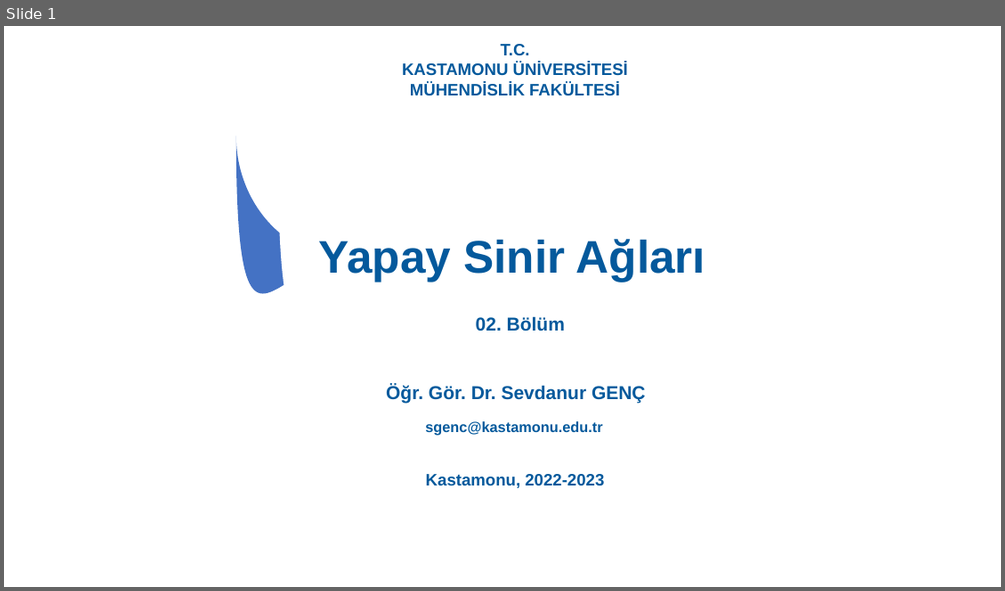
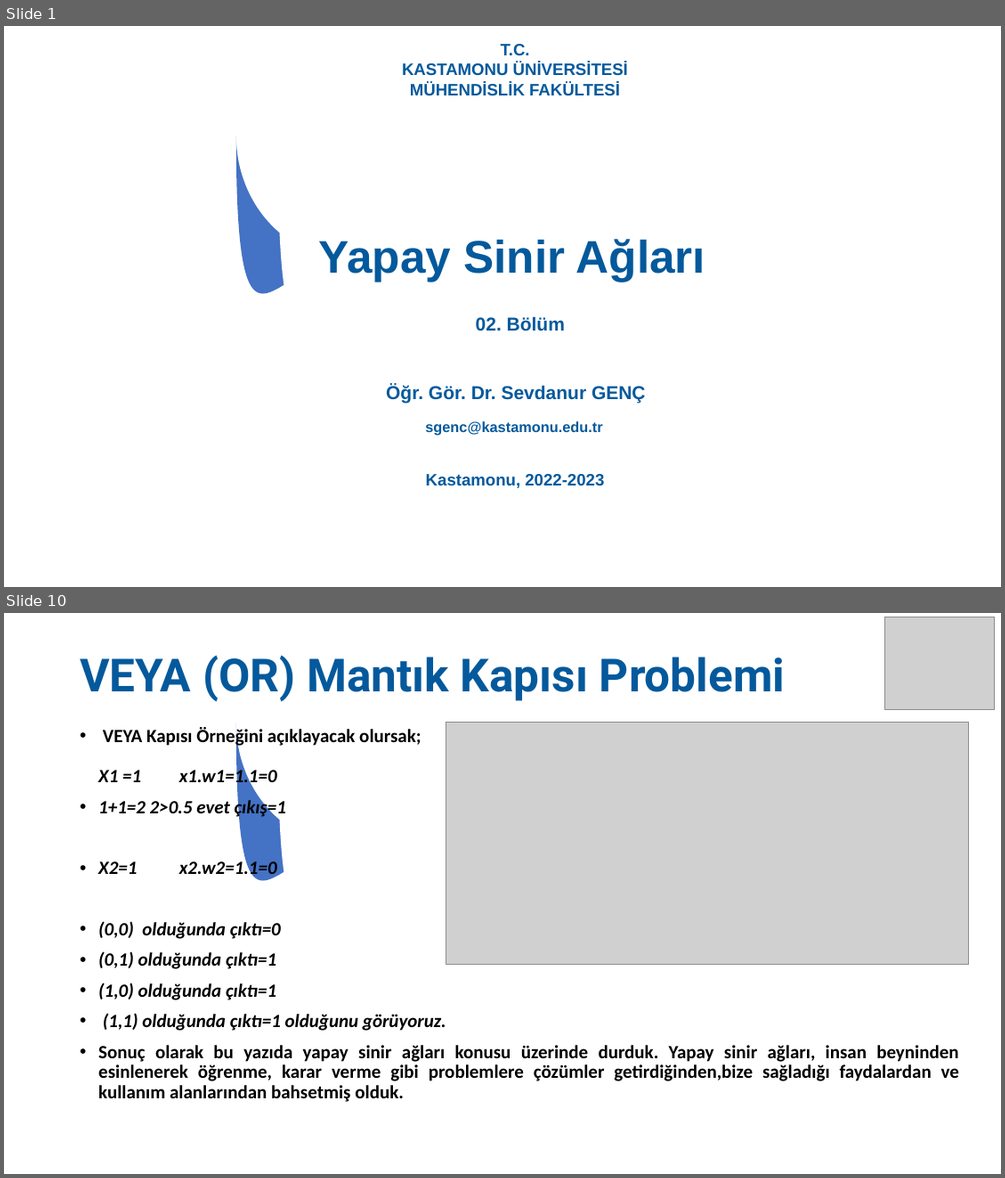
Before and after one commit to SevdanurGENC/Artificial-Neural-Networks-Lecture-Notes, a slide deck: Notes/02. Bolum - Yapay Sinir Aglari.ppt. Shown one above the other, each under a label of ours: slide 1 before the commit, slides 1 and 10 after it; the slides between them are not shown. The pictures are 1005x591 and 1005x1178 pixels, drawn with LibreOffice and Linux fonts; fonts in the diff are those of the drawing; grey boxes stand for pictures. Boxes give left, top, right and bottom in pixels: in the first picture for what was removed or moved away, otherwise in the second. Text is boxed around its words. In the diff, an @@ line names an element or a change of style, - is before the commit and + after.

```diff
--- a/Notes/02. Bolum - Yapay Sinir Aglari.ppt
+++ b/Notes/02. Bolum - Yapay Sinir Aglari.ppt
@@ slide 10 added at (4, 613, 1001, 1174), background #FFFFFF; not listed: 4 template elements that a slide beside it also shows @@
@@ picture added at (884, 617, 994, 709) @@
@@ title added at (80, 655, 785, 702), 44 pt, text #04599C, bold @@
+VEYA (OR) Mantık Kapısı Problemi
@@ text added at (98, 727, 959, 1102), 18 pt, text #000000, bold @@
+• VEYA Kapısı Örneğini açıklayacak olursak;
+  X1 =1 x1.w1=1.1=0
+• 1+1=2 2>0.5 evet çıkış=1
+• X2=1 x2.w2=1.1=0
+• (0,0) olduğunda çıktı=0
+• (0,1) olduğunda çıktı=1
+• (1,0) olduğunda çıktı=1
+• (1,1) olduğunda çıktı=1 olduğunu görüyoruz.
+• Sonuç olarak bu yazıda yapay sinir ağları konusu üzerinde durduk. Yapay sinir ağları, insan beyninden esinlenerek öğrenme, karar verme gibi problemlere çözümler getirdiğinden,bize sağladığı faydalardan ve kullanım alanlarından bahsetmiş olduk.
@@ picture added at (445, 722, 968, 964) @@
```
Also in this commit, not shown: 25 slides changed, 12 other slides added.
